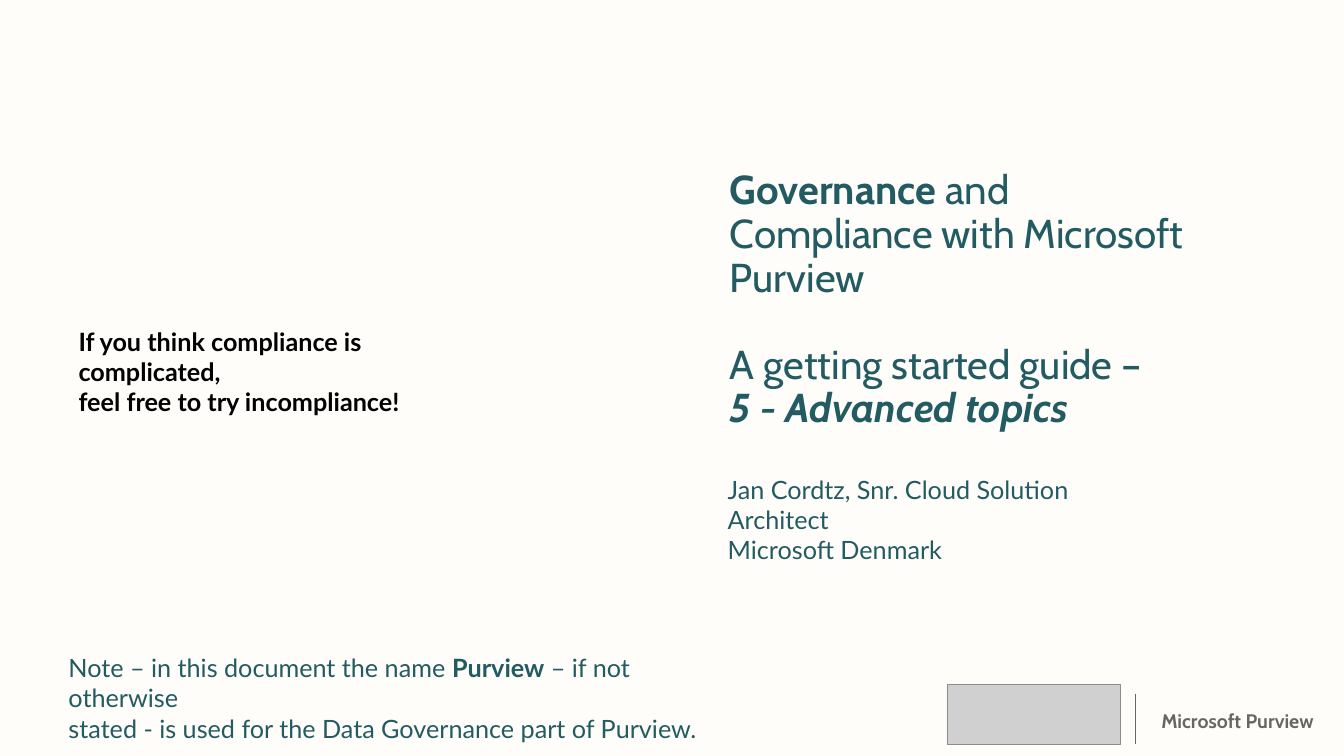
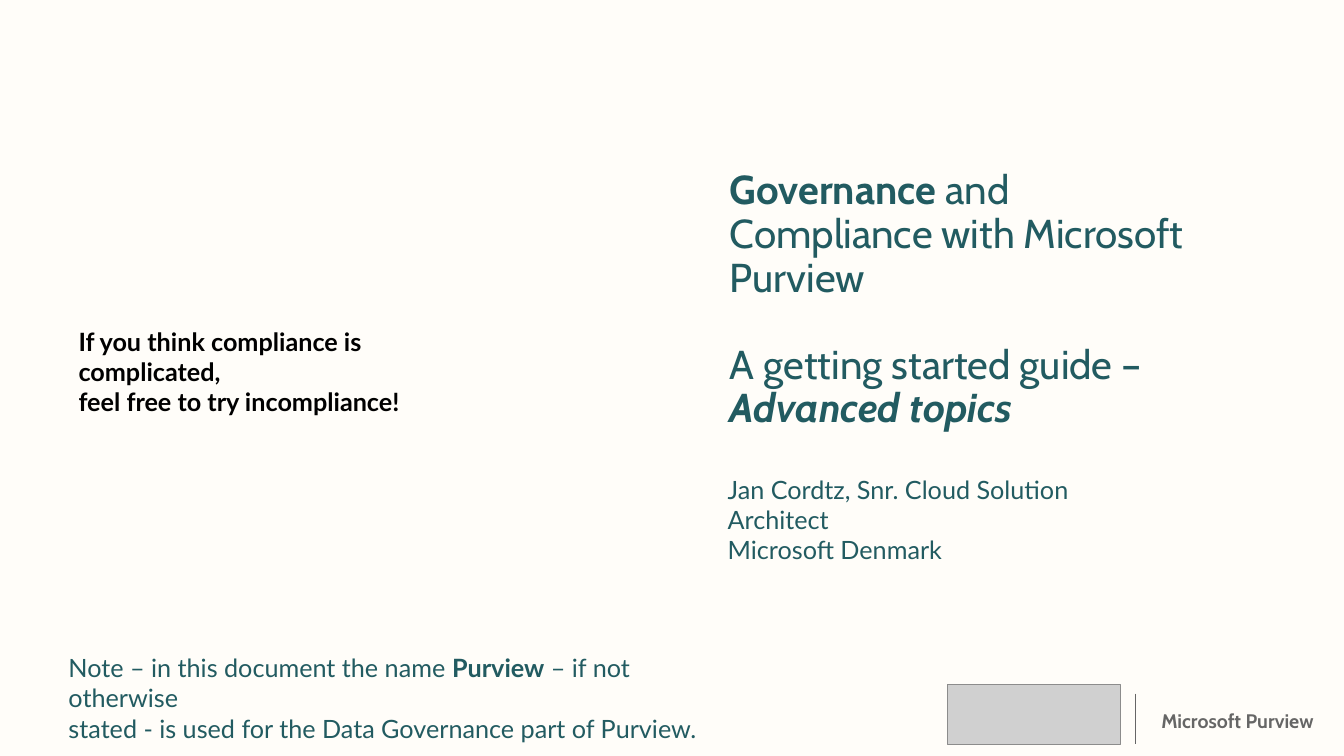
Before and after one commit to jcordtz/microsoft-purview-stuff, a slide deck: slide 1 of Presentations/3-Advanced/Purview-1-advanced.pptx. Drawn at 1344x756 pixels with LibreOffice and Linux fonts; fonts in the diff are those of the drawing; grey boxes stand for pictures; background and template pictures are left out. Boxes give left, top, right and bottom in pixels: in the first picture for what was removed or moved away, otherwise in the second. Text is boxed around its words. In the diff, an @@ line names an element or a change of style, - is before the commit and + after.

```diff
--- a/Presentations/3-Advanced/Purview-1-advanced.pptx
+++ b/Presentations/3-Advanced/Purview-1-advanced.pptx
@@ title at [730,173,1183,432]: text changed @@
-Governance and Compliance with Microsoft Purview
-A getting started guide –
-5 - Advanced topics
+Governance and Compliance with Microsoft Purview
+A getting started guide –
+Advanced topics
```
Also in this commit, not shown: 1 other slide changed, 4 other files.
